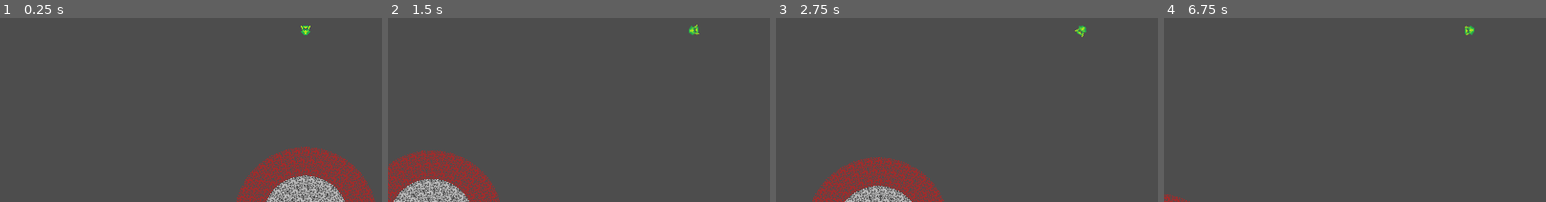
Above: before the commit, frames 1-4 (left to right).
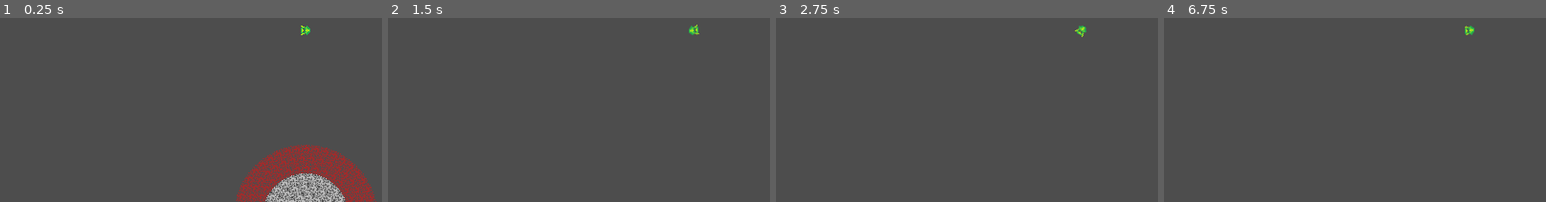
Above: after the commit, the same moments.

Repository: erenliving/UntitledDiggingGame
Game: Godot game, scene res://scenes/main.tscn
Two runs of this game, one before a commit and one after it. Both use one fixed random seed, a clock stepped at 60 frames per second and the inputs below.
Inputs (mouse positions are in pixels of both pictures, inside the frame that each line leads up to):
- Up to frame 1 (0.25 s): no input
- Up to frame 2 (1.5 s): move the mouse to (outside the picture) at 0.52 s; hold Right (right) from 0.53 s (still down); tap Up (up) at 0.77 s; move the mouse to (571, 47) at 1.27 s
- Up to frame 3 (2.75 s): tap Up (up) at 1.52 s; move the mouse to (outside the picture) at 2.02 s; release Right (right) at 2.03 s; hold Left (left) from 2.03 s (still down)
- Up to frame 4 (6.75 s): move the mouse to (1439, 98) at 2.77 s; release Left (left) at 2.78 s; hold Right (right) 2.78-4.28 s; tap Up (up) at 3.02, 3.77, 4.52, 6.02 s; move the mouse to (outside the picture) at 3.52 s; tap Enter at 4.25, 5.75 s; move the mouse to (outside the picture) at 4.27 s; hold Left (left) 4.28-5.03 s; tap Space at 5, 6.5 s; move the mouse to (1500, 30) at 5.02 s; hold Right (right) 5.03-5.78 s; move the mouse to (outside the picture) at 5.77 s; hold Left (left) from 5.78 s (still down); move the mouse to (outside the picture) at 6.52 s

The runs differ from the first frame. In frame 1, 5.3% of the frame differs, in the area x 61-99%, y 4-100%; in frame 2, 5.4%, in the area x 0-30%, y 72-100%; in frame 3, 4.9%; in frame 4, 0.1%.

Commit message:
Always apply gravity to player character2d, fix bounce

Diff:
--- a/scripts/player.gd
+++ b/scripts/player.gd
@@ -30,9 +30,8 @@
 	get_input()
 
 	# Add the gravity.
-	if not is_on_floor():
-		# TODO: use gravity project setting
-		velocity += (Vector2.ZERO - position).normalized() * 10
+	# TODO: use gravity project setting
+	velocity += (Vector2.ZERO - position).normalized() * 10
 
 	var collision = move_and_collide(velocity * delta)
 	if collision:
@@ -52,6 +51,8 @@
 		elif collision.get_collider() is Core:
 			print("Player hit Core")
 
+	move_and_slide()
+
 func _on_rock_destroyed(rock_type: Global.RockType, resource_amount: int):
 	print("Player received rock destroyed for type ", rock_type, " and amount ", resource_amount)
 	RESOURCES[rock_type] += resource_amount
